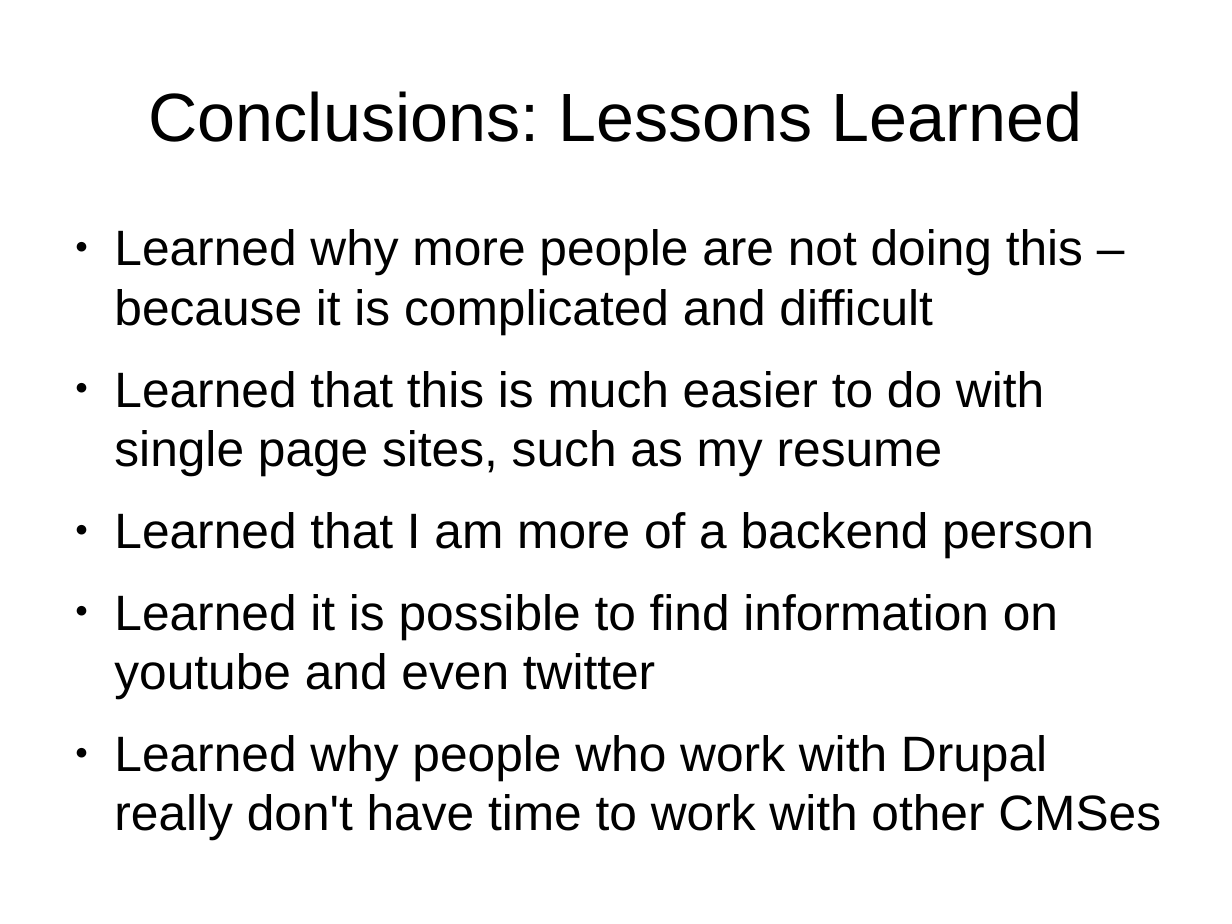
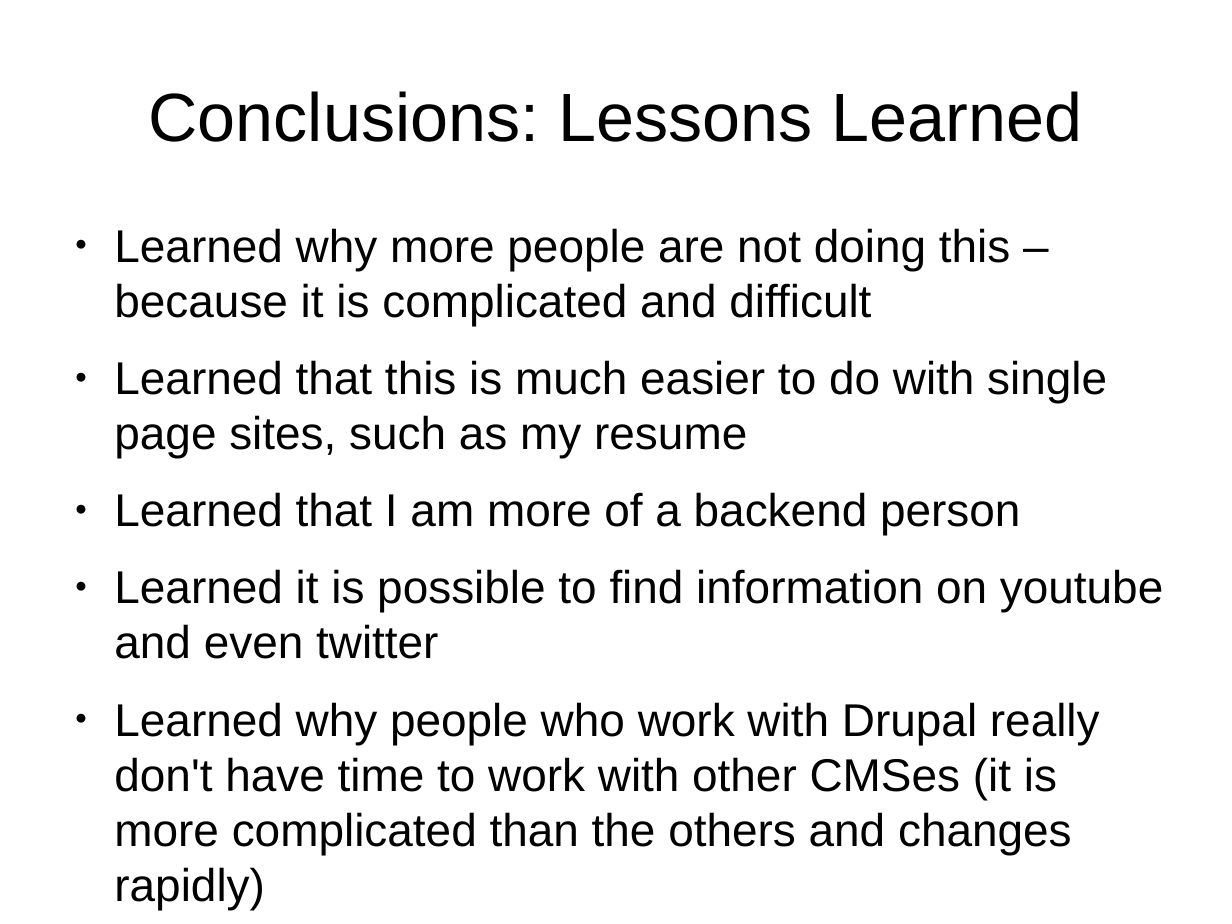
Before and after one commit to tomwhartung/jmws_accoutrements, a slide deck: slide 19 of presentations/2016_07-Drupal/9-slides.odp (slide 16 before the commit). Drawn at 1232x924 pixels with LibreOffice and Linux fonts; fonts in the diff are those of the drawing. Boxes give left, top, right and bottom in pixels: in the first picture for what was removed or moved away, otherwise in the second. Text is boxed around its words. In the diff, an @@ line names an element or a change of style, - is before the commit and + after.

```diff
--- a/presentations/2016_07-Drupal/9-slides.odp
+++ b/presentations/2016_07-Drupal/9-slides.odp
@@ text at box(114, 228, 1163, 659): size 32 to 29.6 pt in "Learned why more people are not doing ...", "Learned that this is much easier to ...", "Learned that I am more of a ...", "Learned it is possible to find information ..." @@
@@ text at box(114, 702, 1100, 910): text changed; size 32 to 29.6 pt @@
-● Learned why people who work with Drupal really don't have time to work with other CMSes
+● Learned why people who work with Drupal really don't have time to work with other CMSes (it is more complicated than the others and changes rapidly)
```
Also in this commit, not shown: 4 other slides changed, 4 slides added, 1 slide removed.
